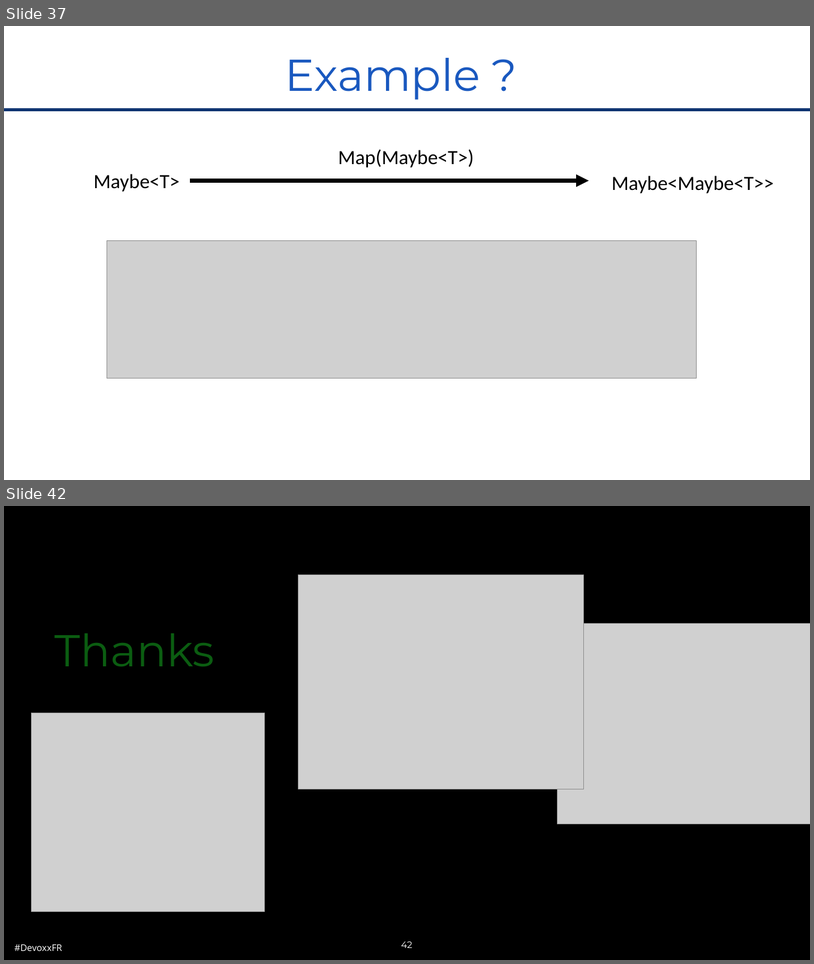
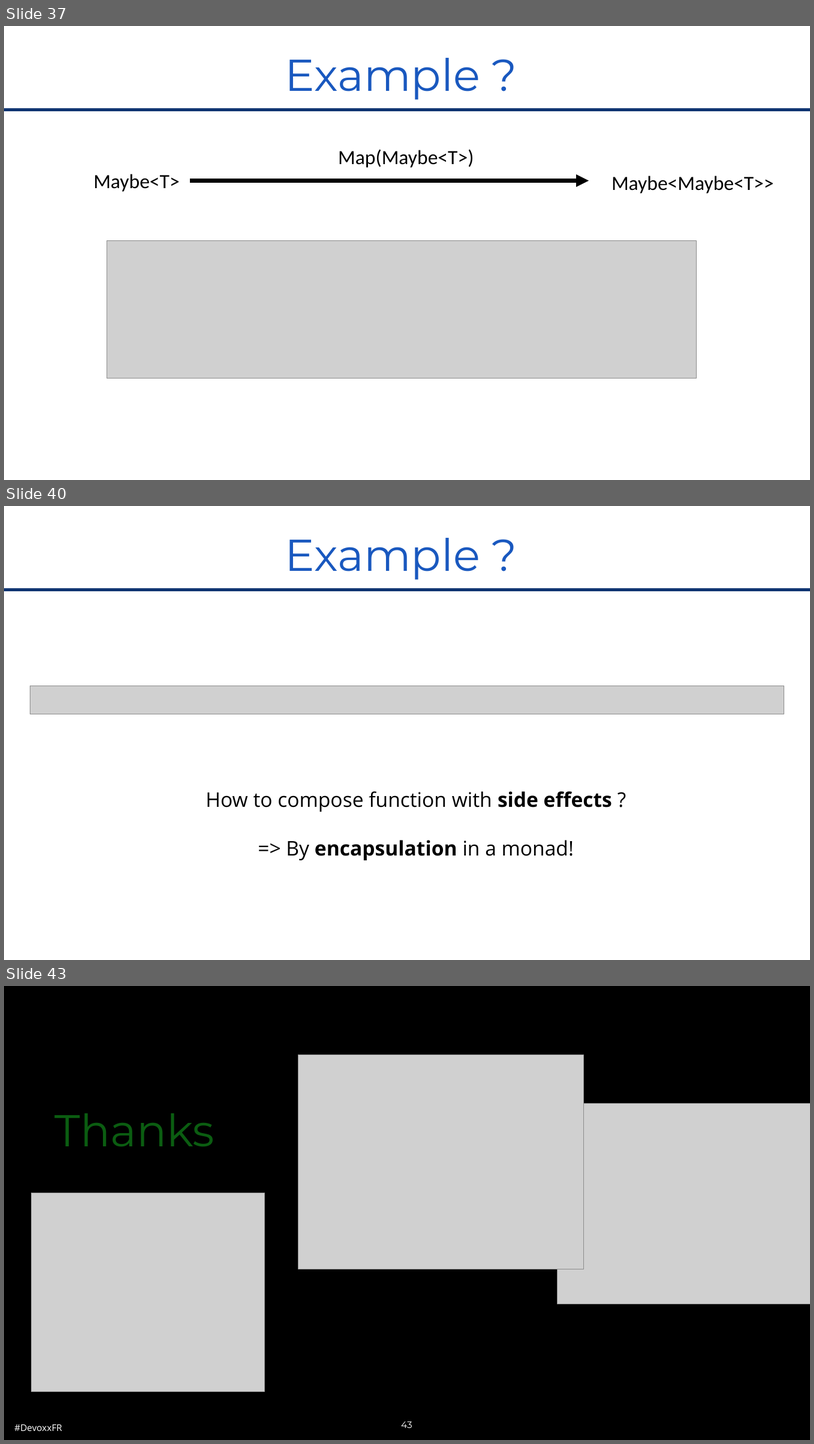
Before and after one commit to RomainTrm/CategoryTheoryYouAlreadyKnowIt, a slide deck: CategoryTheoryUniveristy_Devoxx_FR_2022.pptx. Shown one above the other, each under a label of ours: slides 37 and 42 before the commit, slides 37, 40 and 43 after it; the slides between them are not shown. The pictures are 814x964 and 814x1444 pixels, drawn with LibreOffice and Linux fonts; fonts in the diff are those of the drawing; grey boxes stand for pictures; background and template pictures are left out. Boxes give left, top, right and bottom in pixels: in the first picture for what was removed or moved away, otherwise in the second. Text is boxed around its words. In the diff, an @@ line names an element or a change of style, - is before the commit and + after.

```diff
--- a/CategoryTheoryUniveristy_Devoxx_FR_2022.pptx
+++ b/CategoryTheoryUniveristy_Devoxx_FR_2022.pptx
@@ slide 40 added at <box>4,506,810,960</box>, background #FFFFFF; not listed: 1 template element that a slide beside it also shows @@
@@ title added at <box>285,538,480,580</box>, 106 pt, text #1958BF @@
+Example ?
@@ picture added at <box>30,685,785,714</box> @@
@@ text added at <box>206,791,612,860</box>, 48 pt, text #000000 @@
+How to compose function with side effects ?
+=> By encapsulation in a monad!
@@ what was slide 42 is now slide 43 @@
@@ page number at <box>401,1421,413,1428</box>: text changed @@
-42
+43
```
Also in this commit, not shown: 14 slides changed, 1 other slide added, 1 slide removed.
